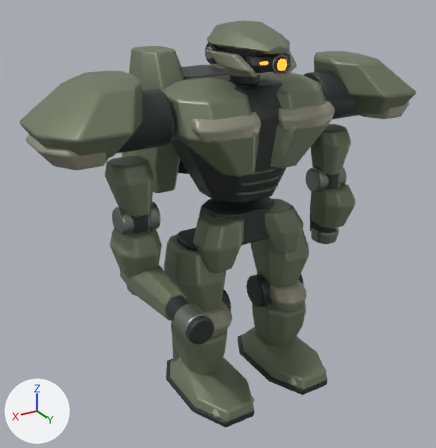
An edit to the glTF model assets/models/mech_b.glb, drawn before and after from the same camera.
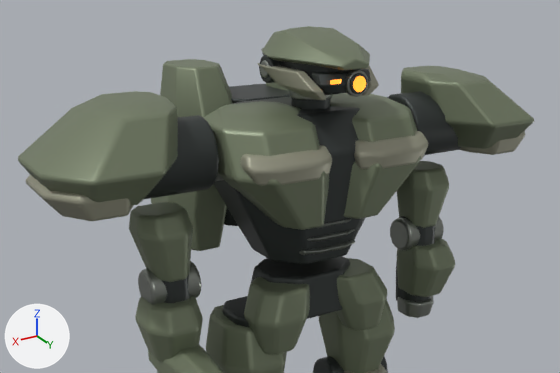
The first picture shows the older version from a camera (50 mm lens) standing at (3.61, 5.52, 4.85) and looking at (0.22, -0.11, 2.03). The close-ups show the older and then the newer version on the part from 1% to 100% of the width and 0% to 64% of the height of that picture. Only the edits that show in the close-ups are written down. Every picture has the same lights, and +X, +Y and +Z are marked at lower left. Where no turn or scale is listed for an object, it has been applied to the vertices. Vertices at exactly the same position are counted once.

The scene before the commit, as lines of its bpy script (objects in view):
```python
ob_arml = bpy.data.objects.new('ArmL', me_arml)
ob_arml.location = (-1.3, 0.0, 2.35)
ob_armr = bpy.data.objects.new('ArmR', me_armr)
ob_armr.location = (1.3, 0.0, 2.35)
ob_backpack = bpy.data.objects.new('BackPack', me_backpack)
ob_backpack.location = (0.0, -0.9, 3.14)
ob_barrel = bpy.data.objects.new('Barrel', me_barrel)
ob_barrel.location = (1.3, 0.6, 1.75)
ob_head = bpy.data.objects.new('Head', me_head)
ob_head.location = (0.0, 0.1, 4.02)
ob_hip = bpy.data.objects.new('Hip', me_hip)
ob_hip.location = (0.0, 0.0, 2.11)
ob_shoulderl = bpy.data.objects.new('ShoulderL', me_shoulderl)
ob_shoulderl.location = (-1.6, 0.0, 3.42)
ob_shoulderr = bpy.data.objects.new('ShoulderR', me_shoulderr)
ob_shoulderr.location = (1.6, 0.0, 3.42)
ob_torso = bpy.data.objects.new('Torso', me_torso)
ob_torso.location = (0.0, 0.0, 3.09)
# also in view: 'LegR' at (0.58, 0.09, 1.05); 'Visor' at (0.0, 0.52, 3.95); 'LegL' at (-0.58, 0.09, 1.05)
```
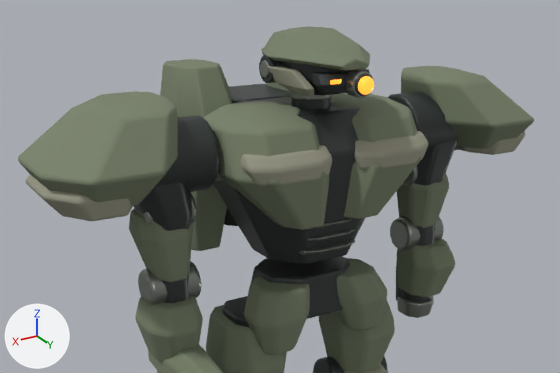
Where the change shows, as pixel boxes [x1, y1, x2, y2] in the close-ups (560 x 373 px):
'ShoulderR', reshaped (8% taller): before [18, 91, 219, 221]; after [18, 91, 219, 231]
'ShoulderL', reshaped (34% taller): before [387, 66, 534, 155]; after [387, 66, 534, 186]
'Head', reshaped (9% narrower): before [257, 26, 379, 110]; after [259, 26, 370, 110]
'Visor', reshaped: before [312, 69, 371, 97]; after [312, 69, 374, 98]
part 2 of me_visor, rebuilt (21% wider): before [345, 70, 368, 97]; after [345, 70, 373, 98]
part 3 of me_visor, added: after [358, 76, 374, 95]
part 4 of me_visor, added: after [355, 74, 371, 96]
part 5 of me_visor, deleted: before [350, 73, 367, 95]
part 6 of me_visor, deleted: before [353, 76, 366, 92]
part 7 of me_shoulderl, added: after [414, 141, 457, 186]
part 8 of me_shoulderl, added (mostly hidden): after [403, 166, 447, 185]
part 9 of me_shoulderr, added: after [134, 183, 193, 231]
part 10 of me_shoulderr, added: after [135, 194, 196, 226]

The change, as a list of edits to the scene's bpy script:
```text
Change mat_armor:
    mat_armor.metallic: 0.35 -> 0.04
    mat_armor.roughness: 0.46 -> 0.88
Change mat_ceramic:
    mat_ceramic.roughness: 0.48 -> 0.84
Change me_head:
    used by ob_head; location = (0.0, 0.1, 4.02)
    remove me_head.from_pydata(...)  # 1933 vertices, 3814 faces; spans x -0.38..0.38, y -0.66..0.565, z -0.325..0.3
    add me_head.from_pydata(...)  # 1933 vertices, 3814 faces; spans x -0.381..0.381, y -0.66..0.565, z -0.325..0.3
    me_head part 1: 1920 of 1933 vertices moved; they spanned x -0.38..0.38, y -0.66..0.565, z -0.325..0.276 and now span x -0.381..0.381, y -0.66..0.565, z -0.325..0.276; mean shift (0.0, -0.015, 0.001); largest move (-0.186, 0.45, -0.183) -> (-0.193, 0.291, -0.169)
Change me_visor:
    used by ob_visor; location = (0.0, 0.52, 3.95)
    remove me_visor.from_pydata(...)  # 690 vertices, 1360 faces; spans x -0.24..0.24, y -0.128..0.13, z -0.101..0.095
    add me_visor.from_pydata(...)  # 786 vertices, 1552 faces; spans x -0.24..0.24, y -0.128..0.25, z -0.101..0.095
    me_visor part 2: the loose piece of 128 vertices spanning x -0.154..0.042, y 0.055..0.105, z -0.101..0.095 is rebuilt with 128 vertices and now spans x -0.154..0.042, y 0.049..0.176, z -0.101..0.095
    me_visor part 3: a new loose piece of 208 vertices spanning x -0.123..0.011, y 0.186..0.25, z -0.07..0.064, in mat_optic (orange #ff8e2c, glowing orange #ff8e2c)
    me_visor part 4: a new loose piece of 128 vertices spanning x -0.137..0.025, y 0.155..0.191, z -0.084..0.078, in mat_graphite (dark grey #3d4240)
    me_visor part 5: the loose piece of 128 vertices spanning x -0.135..0.023, y 0.095..0.121, z -0.082..0.076 is deleted
    me_visor part 6: the loose piece of 112 vertices spanning x -0.116..0.004, y 0.116..0.13, z -0.063..0.057 is deleted
    other edits to the shape of me_visor do not show in these pictures
Change me_shoulderl:
    used by ob_shoulderl; location = (-1.6, 0.0, 3.42)
    remove me_shoulderl.from_pydata(...)  # 737 vertices, 1458 faces; spans x -0.705..0.645, y -0.581..0.618, z -0.29..0.45
    add me_shoulderl.from_pydata(...)  # 1121 vertices, 2218 faces; spans x -0.705..0.645, y -0.581..0.618, z -0.61..0.45
    me_shoulderl part 7: a new loose piece of 256 vertices spanning x -0.05..0.5, y -0.29..0.25, z -0.61..0.02, in mat_graphite (dark grey #3d4240)
    me_shoulderl part 8: a new loose piece of 128 vertices spanning x 0.09..0.51, y -0.142..0.142, z -0.562..-0.278, in mat_titanium (grey #8e938b)
Change me_shoulderr:
    used by ob_shoulderr; location = (1.6, 0.0, 3.42)
    remove me_shoulderr.from_pydata(...)  # 737 vertices, 1458 faces; spans x -0.645..0.705, y -0.581..0.618, z -0.29..0.45
    add me_shoulderr.from_pydata(...)  # 1121 vertices, 2218 faces; spans x -0.645..0.705, y -0.581..0.618, z -0.61..0.45
    me_shoulderr part 9: a new loose piece of 256 vertices spanning x -0.5..0.05, y -0.29..0.25, z -0.61..0.02, in mat_graphite (dark grey #3d4240)
    me_shoulderr part 10: a new loose piece of 128 vertices spanning x -0.51..-0.09, y -0.142..0.142, z -0.562..-0.278, in mat_titanium (grey #8e938b)
```
